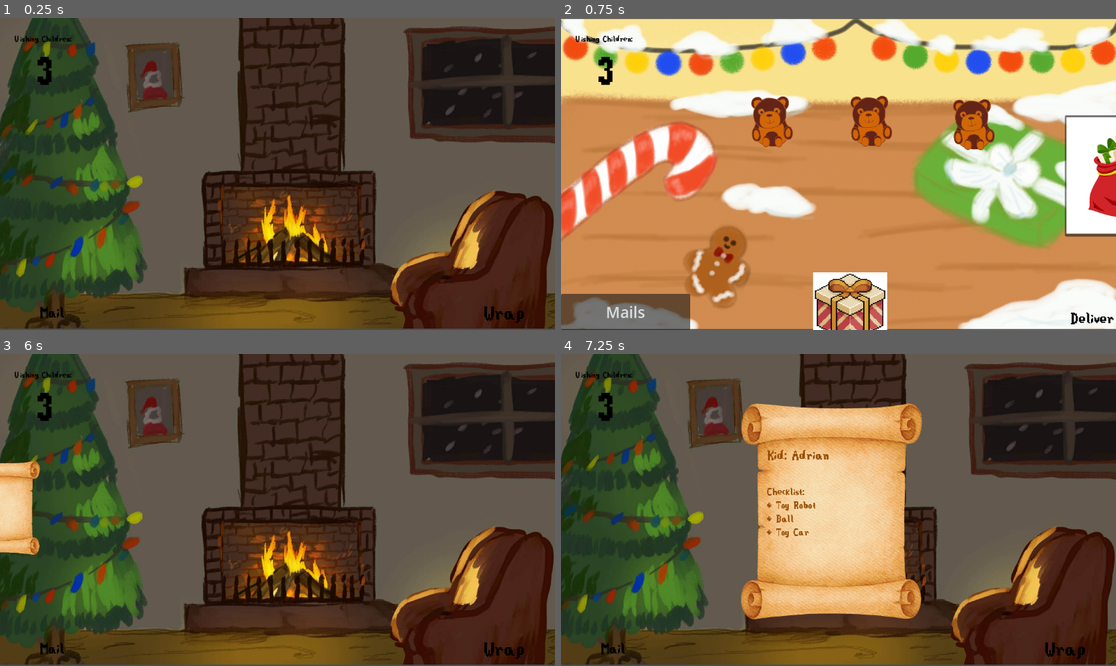
Above: before the commit, frames 1-4 (two rows, left to right).
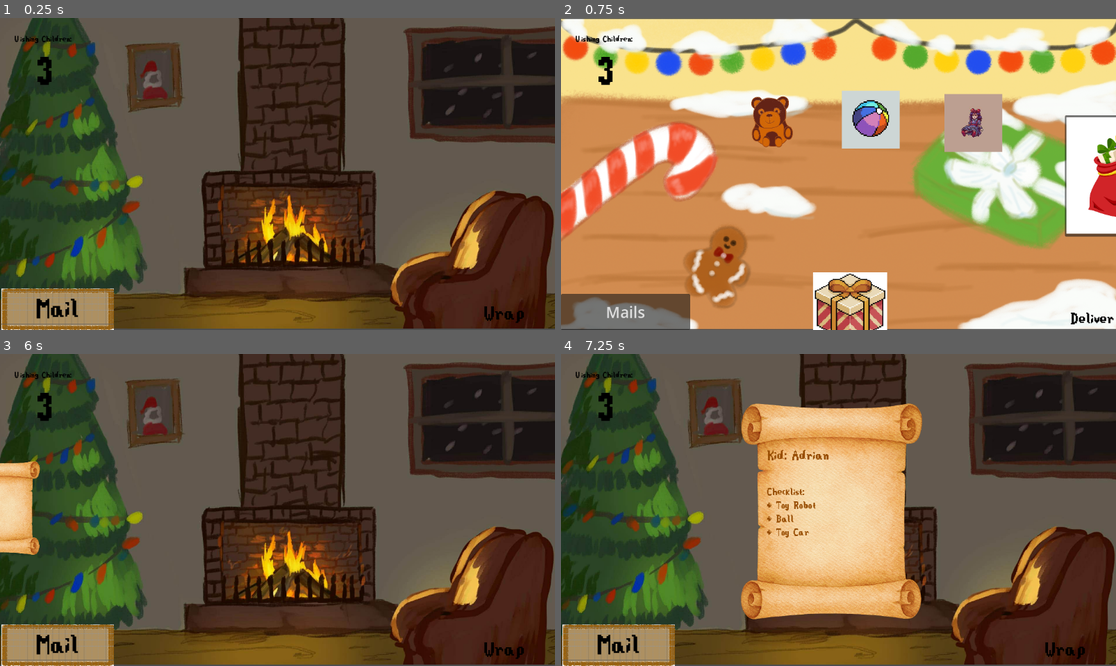
Above: after the commit, the same moments.

Repository: ApolloSun05/When-Elves-Are-Gone
Game: Godot game, scene res://scenes/main scenes/mailarea.tscn
Same seed, same stepped clock (60 frames per second), same inputs: the game is played once before the commit and once after it.
Inputs (mouse positions are in pixels of both pictures, inside the frame that each line leads up to):
- Up to frame 1 (0.25 s): no input
- Up to frame 2 (0.75 s): click "Wrap" at 0.5 s
- Up to frame 3 (6 s): click "Mails" at 1.25 s; click "Mail" at 2 s; click "next" at 2.75 s; click "next" at 3.5 s; click (283, 491) at 4.25 s; click "prev" at 5 s; click "Make Wish" at 5.75 s
- Up to frame 4 (7.25 s): click (561, 506) at 6.5 s

The runs differ from the first frame. In frame 1, 2.7% of the frame differs, in the area x 0-21%, y 86-100%; in frame 2, 3.9%, in the area x 50-80%, y 23-43%; in frame 3, 2.7%; in frame 4, 2.7%.

Commit message:
fjsbjfbasfhas

Diff:
--- a/scenes/canvas scenes/inventory_slot.tscn
+++ b/scenes/canvas scenes/inventory_slot.tscn
@@ -29,7 +29,7 @@
 layout_mode = 2
 theme_override_constants/margin_top = -146
 
-[node name="Label" type="Label" parent="MarginContainer/MarginContainer"]
+[node name="Child_Name" type="Label" parent="MarginContainer/MarginContainer"]
 layout_mode = 2
 size_flags_horizontal = 4
 text = "Child Name
--- a/scenes/kid.tscn
+++ b/scenes/kid.tscn
@@ -1,8 +1,8 @@
 [gd_scene load_steps=6 format=3 uid="uid://bhhr7pef25djb"]
 
 [ext_resource type="Script" uid="uid://q53d10tggbw3" path="res://scripts/kid.gd" id="1_844vu"]
-[ext_resource type="Texture2D" uid="uid://craux3vynot5l" path="res://assets/PC _ Computer - Stardew Valley - Miscellaneous - Clock.png" id="3_kry1o"]
 [ext_resource type="Texture2D" uid="uid://c1w78paxojvw7" path="res://assets/mail_hands.png" id="4_5xe0b"]
+[ext_resource type="Texture2D" uid="uid://cn6y5ui3q0ppm" path="res://assets/ui button scratch.png" id="4_hsv3e"]
 [ext_resource type="FontFile" uid="uid://bndsjh1qpflf2" path="res://assets/StardewValley.ttf" id="4_mnfw6"]
 [ext_resource type="Texture2D" uid="uid://de04oks6p4rq3" path="res://assets/PC _ Computer - Stardew Valley - Miscellaneous - Text Emojis.png" id="5_mnfw6"]
 
@@ -61,23 +61,26 @@
 anchor_top = 1.0
 anchor_bottom = 1.0
 offset_left = -575.0
-offset_top = 254.0
-offset_right = -364.0
+offset_top = 237.0
+offset_right = -342.0
 offset_bottom = 323.0
 grow_vertical = 0
 
+[node name="Panel" type="Panel" parent="Mail Open"]
+layout_mode = 2
+
 [node name="Sprite2D" type="Sprite2D" parent="Mail Open"]
-position = Vector2(104.5, 33.749996)
-scale = Vector2(4.3541665, 4.8928566)
-texture = ExtResource("3_kry1o")
+position = Vector2(117, 43)
+scale = Vector2(0.2, 0.2)
+texture = ExtResource("4_hsv3e")
 region_enabled = true
-region_rect = Rect2(23, 26, 48, 14)
+region_rect = Rect2(195, 431, 1165, 434)
 
 [node name="Open" type="Button" parent="Mail Open"]
 layout_mode = 2
 theme_override_colors/font_color = Color(0, 0, 0, 1)
 theme_override_fonts/font = ExtResource("4_mnfw6")
-theme_override_font_sizes/font_size = 36
+theme_override_font_sizes/font_size = 64
 text = "Mail"
 flat = true
 
--- a/scenes/main scenes/giftwrapping.tscn
+++ b/scenes/main scenes/giftwrapping.tscn
@@ -1,13 +1,15 @@
-[gd_scene load_steps=12 format=3 uid="uid://c44ngvowp8cfx"]
+[gd_scene load_steps=14 format=3 uid="uid://c44ngvowp8cfx"]
 
 [ext_resource type="PackedScene" uid="uid://dnxe4s0b88ijk" path="res://scenes/canvas scenes/godeliver.tscn" id="1_a2xsj"]
 [ext_resource type="Texture2D" uid="uid://cevvgjieofa6s" path="res://assets/workbench.png" id="2_bogg1"]
 [ext_resource type="Texture2D" uid="uid://lt4lopbcdjnj" path="res://assets/64.png" id="3_bogg1"]
 [ext_resource type="PackedScene" uid="uid://b7l5f5sksu05w" path="res://scenes/canvas scenes/giftbox.tscn" id="5_iovqx"]
 [ext_resource type="PackedScene" uid="uid://dnssbnipprn72" path="res://scenes/canvas scenes/gifts.tscn" id="6_spqqv"]
+[ext_resource type="Texture2D" uid="uid://dso8thd3r7ah6" path="res://assets/pixelball.jpg" id="7_b2trm"]
 [ext_resource type="Texture2D" uid="uid://r862tq00iy25" path="res://assets/bear.png" id="7_pth88"]
 [ext_resource type="PackedScene" uid="uid://de3tijif3sseg" path="res://scenes/canvas scenes/children.tscn" id="7_spqqv"]
 [ext_resource type="PackedScene" uid="uid://dvclbkpy7o2vw" path="res://scenes/canvas scenes/chosen_ui.tscn" id="8_pth88"]
+[ext_resource type="Texture2D" uid="uid://55yao8r66hw1" path="res://assets/pixeldoll.jpg" id="8_us1pg"]
 [ext_resource type="PackedScene" uid="uid://blxbw46ksqxnf" path="res://scenes/canvas scenes/back_to_mails.tscn" id="9_eexhd"]
 [ext_resource type="PackedScene" uid="uid://cbw7erohnxnpk" path="res://scenes/canvas scenes/santas_bag.tscn" id="10_6nylu"]
 [ext_resource type="PackedScene" uid="uid://cnlmkcw38umd3" path="res://scenes/canvas scenes/inventory_ui.tscn" id="11_7knws"]
@@ -47,20 +49,20 @@
 [node name="giftbox" parent="." instance=ExtResource("5_iovqx")]
 position = Vector2(602, 600)
 
-[node name="gifts" parent="." instance=ExtResource("6_spqqv")]
+[node name="bear" parent="." instance=ExtResource("6_spqqv")]
 position = Vector2(439, 210)
 toy_name = "Bear"
 toy_texture = ExtResource("7_pth88")
 
-[node name="gifts2" parent="." instance=ExtResource("6_spqqv")]
+[node name="ball" parent="." instance=ExtResource("6_spqqv")]
 position = Vector2(645, 209)
-toy_name = "Bear"
-toy_texture = ExtResource("7_pth88")
+toy_name = "Ball"
+toy_texture = ExtResource("7_b2trm")
 
-[node name="gifts3" parent="." instance=ExtResource("6_spqqv")]
+[node name="doll" parent="." instance=ExtResource("6_spqqv")]
 position = Vector2(858, 216)
-toy_name = "Bear"
-toy_texture = ExtResource("7_pth88")
+toy_name = "Doll"
+toy_texture = ExtResource("8_us1pg")
 
 [node name="children" parent="." instance=ExtResource("7_spqqv")]
 
@@ -75,4 +77,4 @@
 [node name="Inventory_UI" parent="Inven" instance=ExtResource("11_7knws")]
 
 [connection signal="child_entered_tree" from="giftbox" to="giftbox" method="_on_child_entered_tree"]
-[connection signal="wrapped" from="gifts" to="giftbox" method="_on_gifts_wrapped"]
+[connection signal="wrapped" from="bear" to="giftbox" method="_on_gifts_wrapped"]
--- a/scripts/gifts.gd
+++ b/scripts/gifts.gd
@@ -67,8 +67,8 @@
 func _drag_released():
 	if is_inside_giftbox:
 		wrapped.emit(self.toy_name)
-		Global.current_toys.append(toy_name)
-		Global.inventory[Global.current_child] = Global.current_toys
+		Global.wrapped_toys.append(toy_name)
+		Global.inventory[Global.current_child] = Global.wrapped_toys
 		prints("[LOG] Inventory updated:", Global.inventory)
 		Global.inventory_updated.emit()
 		prints(toy_name, "has been put in the gift box")
--- a/scripts/global.gd
+++ b/scripts/global.gd
@@ -12,6 +12,7 @@
 var wishlists: Dictionary[String, Array]
 var current_child: String
 var current_toys: Array
+var wrapped_toys: Array
 var inventory: Dictionary[String, Array] = {}
 
 
--- a/scripts/inventory_slot.gd
+++ b/scripts/inventory_slot.gd
@@ -1,6 +1,7 @@
 extends Control
 
 @onready var Gift_Desc = $Gift_Desc
+@onready var child_name = $MarginContainer/MarginContainer/Child_Name
 @onready var gift_details: Label = $"Gift_Desc/Margin/Gift Details"
 # Called when the node enters the scene tree for the first time.
 func _ready() -> void:
@@ -12,7 +13,7 @@
 
 func _on_button_mouse_entered() -> void:
 	Gift_Desc.visible = true
-	#gift_details.text = "> " + "\n> ".join(Global.wishes_temp)
+	gift_details.text = "> " + "\n> ".join(Global.wrapped_toys)
 
 func _on_button_mouse_exited() -> void:
 	Gift_Desc.visible = false
@@ -22,4 +23,5 @@
 
 func set_item(toys: Array) -> void:
 	prints("[LOG] Toys in slot:", toys)
-	gift_details.text = ", ".join(PackedStringArray(toys))
+	child_name.text = Global.current_child
+	gift_details.text = ", ".join(PackedStringArray(Global.wrapped_toys))
--- a/scripts/kid.gd
+++ b/scripts/kid.gd
@@ -14,33 +14,12 @@
 @onready var Next_wish = $"Next Wish"
 @onready var Make_wish = $"Make Wish"
 @onready var check_wish = $"../Chosen_UI/check_wish"
-var wisher = RandomNumberGenerator.new()
 var toyno = RandomNumberGenerator.new()
 var wish_index: int = 0
 
-var names = {
-	1: "Joms",
-	2: "Nian",
-	3: "Andrea",
-	4: "Joshua",
-	5: "Sonny",
-	6: "Renz",
-	7: "Bujoi",
-	8: "Wheelson",
-	9: "Marc",
-	10: "Adrian"
-}
+var names = ["Joms", "Nian", "Andrea", "Joshua", "Sonny", "Renz", "Bujoi", "Wheelson", "Marc", "Adrian" ]
 
-var toys = {
-	1: "Teddy Bear",
-	2: "Toy Car",
-	3: "Doll",
-	4: "Ball",
-	5: "Toy Robot",
-	6: "Mini Dinosaur",
-	7: "Remote Control Car",
-	8: "Toy Robot"
-}
+var toys = [ "Teddy Bear", "Toy Car", "Doll", "Ball", "Toy Robot", "Mini Dinosaur", "Remote Control Car", "Toy Robot" ]
 
 
 func _ready():
@@ -53,9 +32,8 @@
 	var i: int = 0
 	print("there should be atleast " + str(Global.nchildren) + " children")
 	while i < Global.nchildren:
-		wisher.randomize()
-		var name = wisher.randi_range(1, 10)
-		add(names[name])
+		var name = names.pick_random()
+		add(name)
 		i += 1
 	#mailprinter()
 
@@ -75,9 +53,8 @@
 	var j:int = 0
 
 	while j < no_of_toys:
-		toyno.randomize()
-		var toy = toyno.randi_range(1, 8)
-		array.append(toys[toy])
+		var toy = toys.pick_random()
+		array.append(toy)
 		j += 1
 		wishlist = str(array)
 	print("The Wishlist is: ")
Binary file added: assets/coal.png
Not shown, added: assets/coal.png.import
Binary file added: assets/gift wrapper (red_blue).png
Not shown, added: assets/gift wrapper (red_blue).png.import
Binary file added: assets/gift wrapper (violet_green).png
Not shown, added: assets/gift wrapper (violet_green).png.import
Binary file added: assets/gift wrapper (violet_green_2).png
Not shown, added: assets/gift wrapper (violet_green_2).png.import
Binary file added: assets/gift wrapper.png
Not shown, added: assets/gift wrapper.png.import
Binary file added: assets/inventory bag.png
Not shown, added: assets/inventory bag.png.import
(and 6 more such lines)
